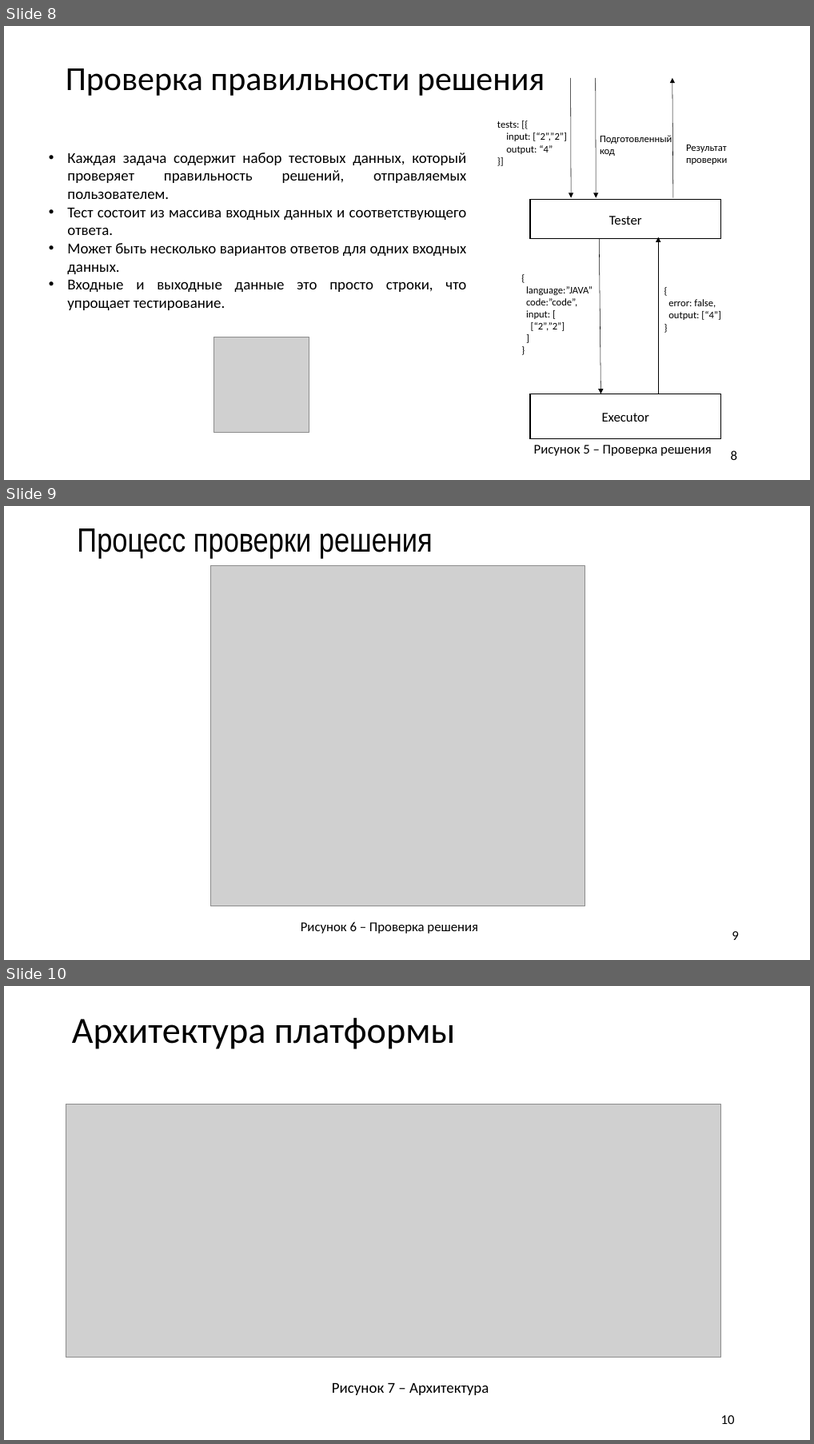
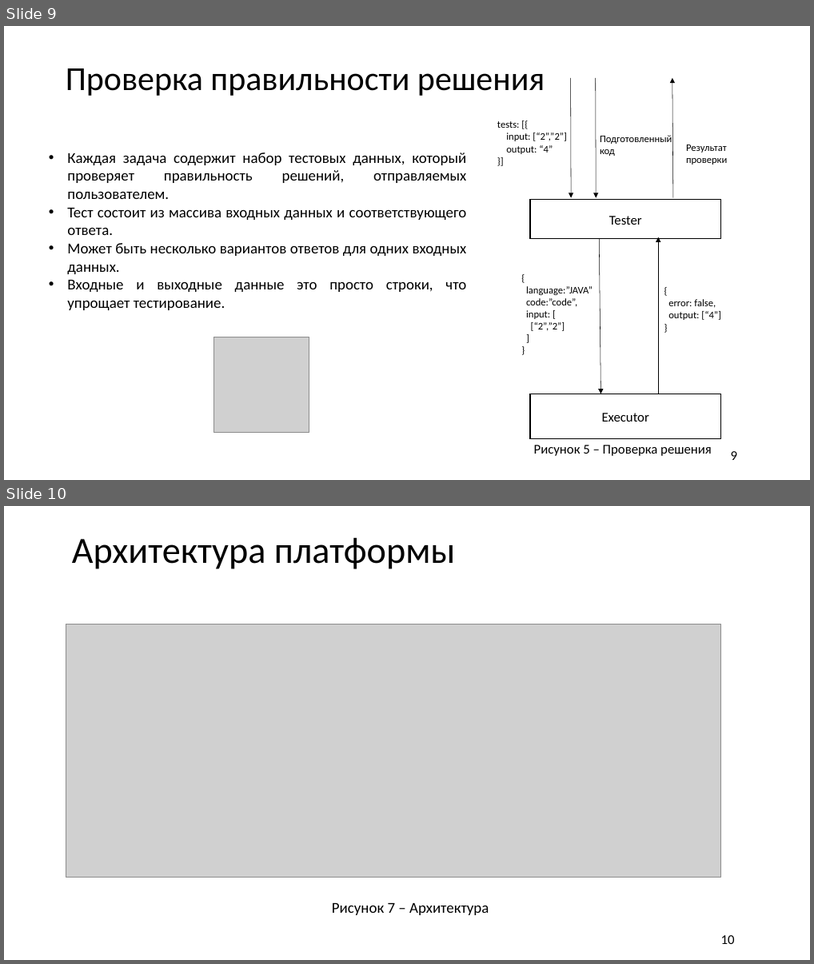
Before and after one commit to R3nnyWeb/Codest, a slide deck: Вашкулатов 12.04.pptx. Shown one above the other, each under a label of ours: slides 8, 9 and 10 before the commit, slides 9 and 10 after it. The pictures are 814x1444 and 814x964 pixels, drawn with LibreOffice and Linux fonts; fonts in the diff are those of the drawing; grey boxes stand for pictures; background and template pictures are left out. Boxes give left, top, right and bottom in pixels: in the first picture for what was removed or moved away, otherwise in the second. Text is boxed around its words. In the diff, an @@ line names an element or a change of style, - is before the commit and + after.

```diff
--- a/Вашкулатов 12.04.pptx
+++ b/Вашкулатов 12.04.pptx
@@ slide 9 removed at [4,506,810,960], background picture (left out) @@
@@ title removed at [77,528,433,558] @@
-Процесс проверки решения
@@ picture removed at [210,566,585,906] @@
@@ text removed at [301,921,478,933] @@
-Рисунок 6 – Проверка решения
@@ page number removed at [732,931,738,940] @@
-9
@@ what was slide 8 is now slide 9 @@
@@ page number at [731,451,738,460]: text changed @@
-8
+9
```
Also in this commit, not shown: 1 slide changed, 1 slide added, 1 other slide removed, 9 other files.
